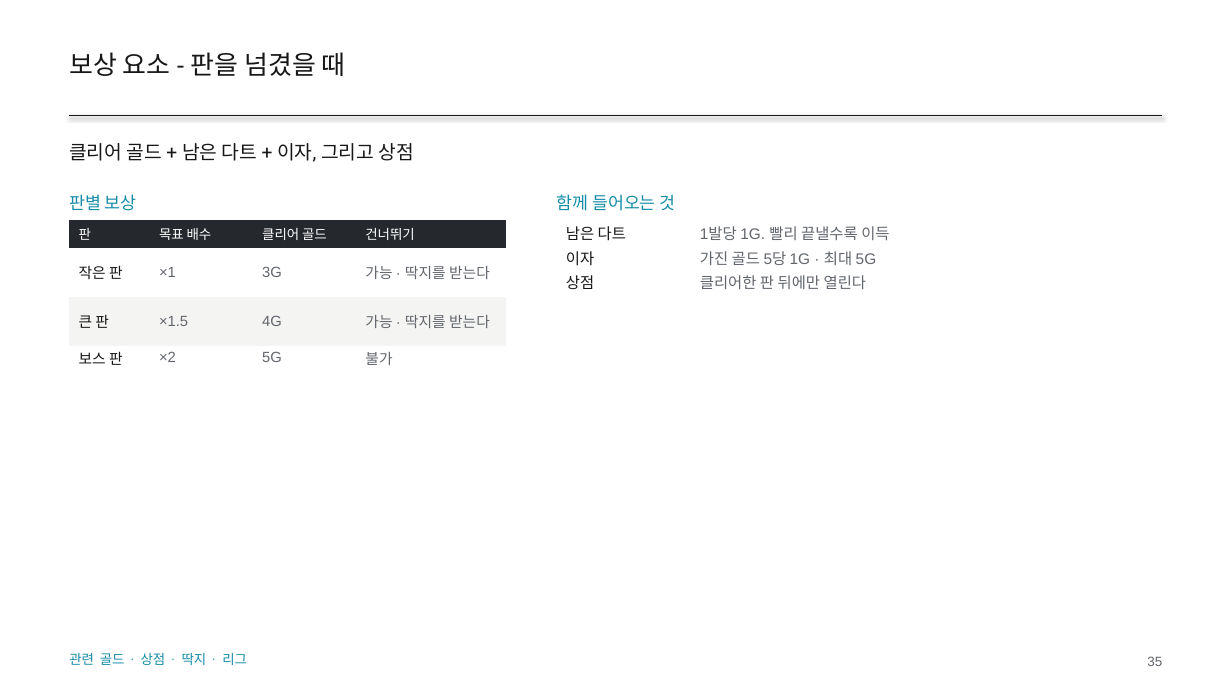
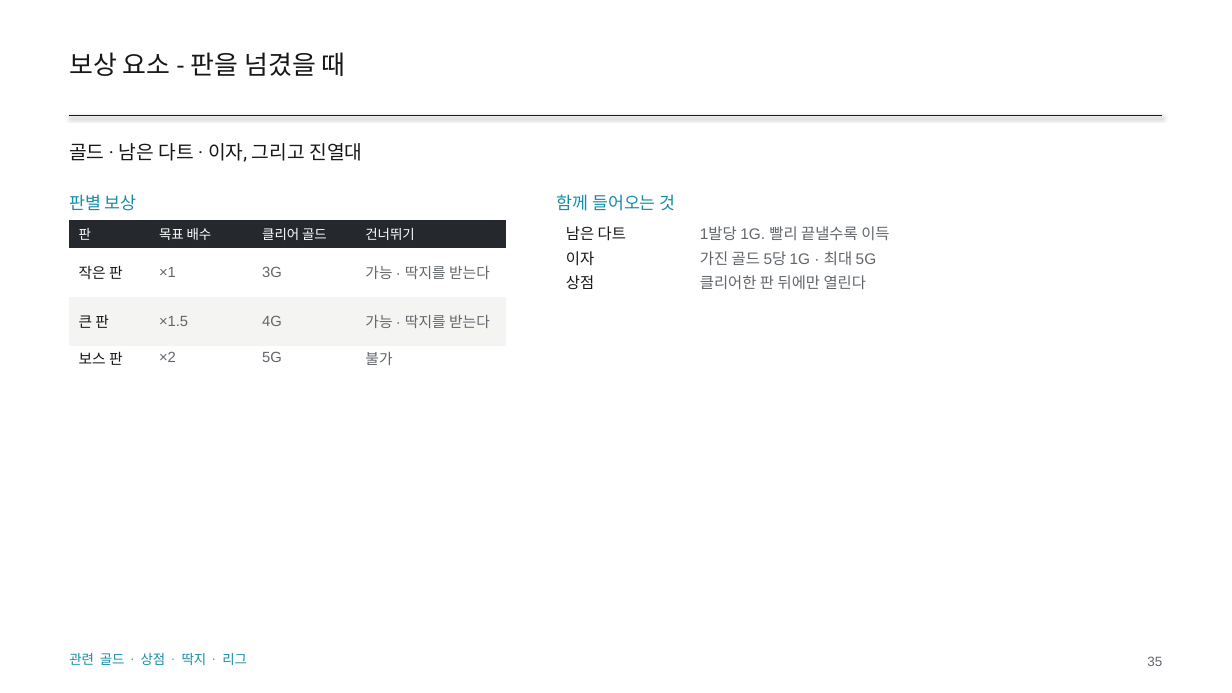
Before and after one commit to GGbong69/test-03, a slide deck: slide 35 of docs/HIGHTONE_기획서.pptx. Drawn at 1232x693 pixels with LibreOffice and Linux fonts; fonts in the diff are those of the drawing. Boxes give left, top, right and bottom in pixels: in the first picture for what was removed or moved away, otherwise in the second. Text is boxed around its words. In the diff, an @@ line names an element or a change of style, - is before the commit and + after.

```diff
--- a/docs/HIGHTONE_기획서.pptx
+++ b/docs/HIGHTONE_기획서.pptx
@@ text at bbox=[69, 143, 362, 162]: text changed @@
-클리어 골드 + 남은 다트 + 이자, 그리고 상점
+골드 · 남은 다트 · 이자, 그리고 진열대
```
Also in this commit, not shown: 21 other slides changed, 2 other files.
